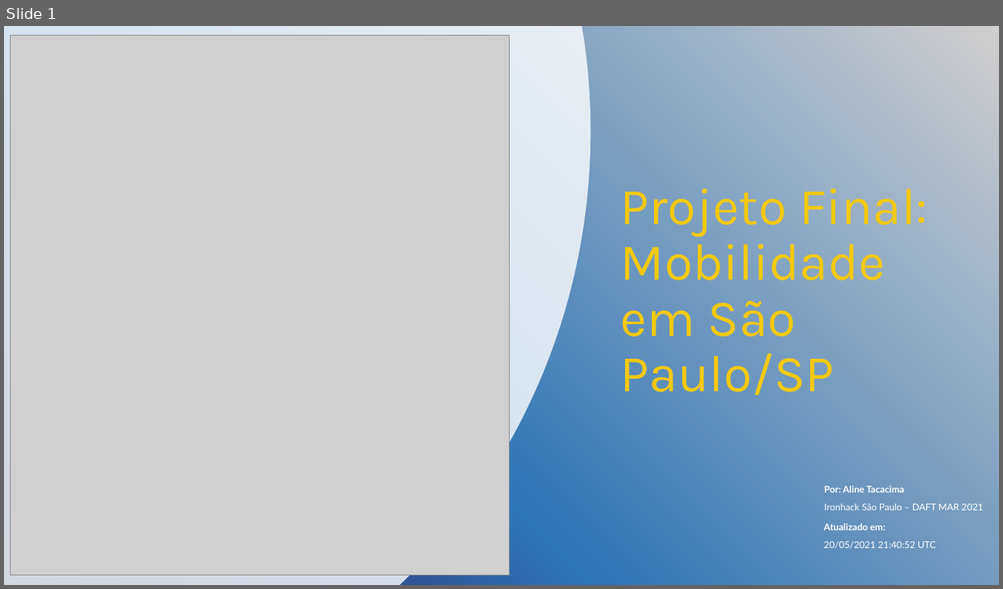
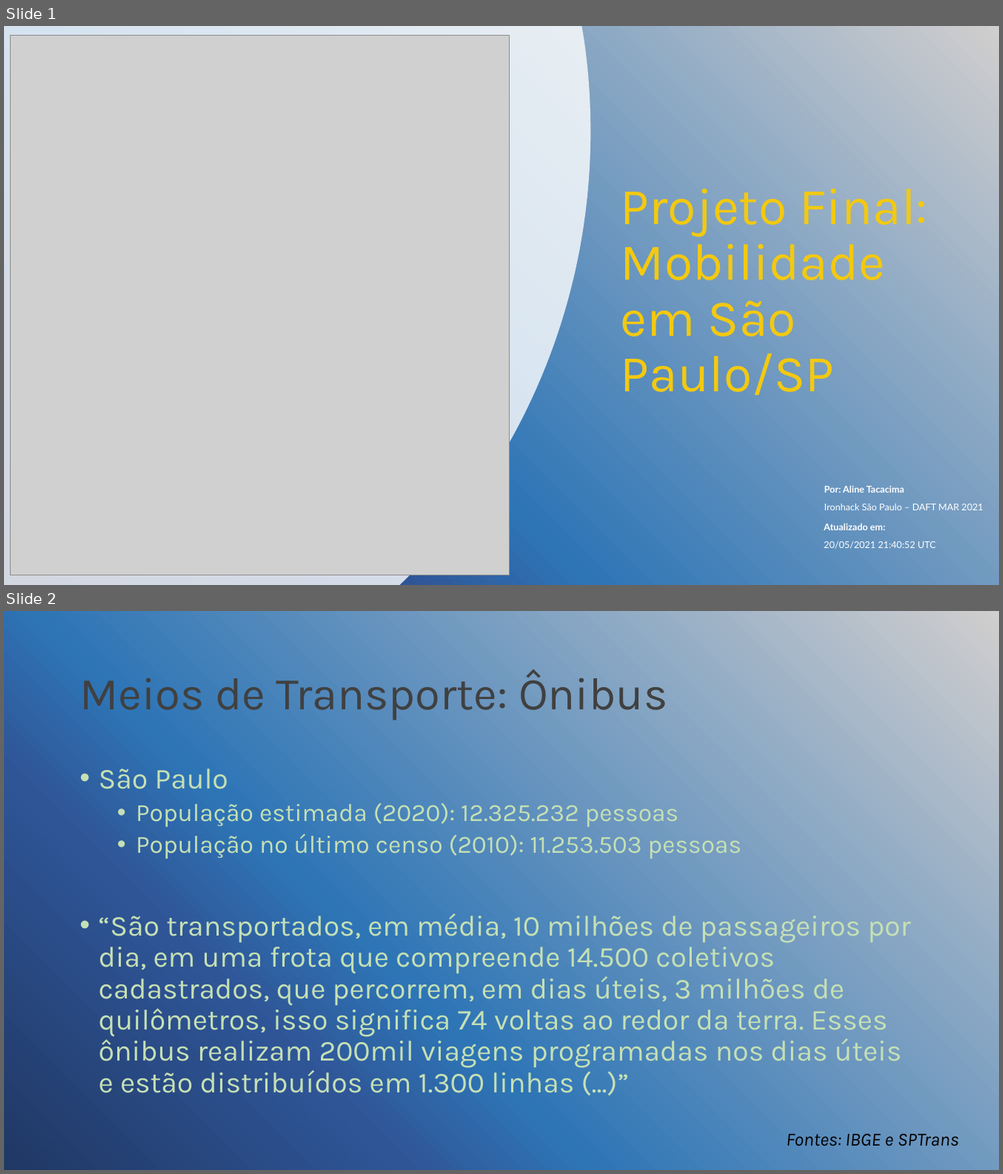
Before and after one commit to alitaca/Projeto_final, a slide deck: transporte_sp.pptx. Shown one above the other, each under a label of ours: slide 1 before the commit, slides 1 and 2 after it. The pictures are 1003x589 and 1003x1174 pixels, drawn with LibreOffice and Linux fonts; fonts in the diff are those of the drawing; grey boxes stand for pictures; background and template pictures are left out. Boxes give left, top, right and bottom in pixels: in the first picture for what was removed or moved away, otherwise in the second. Text is boxed around its words. In the diff, an @@ line names an element or a change of style, - is before the commit and + after.

```diff
--- a/transporte_sp.pptx
+++ b/transporte_sp.pptx
@@ slide 2 added at [4, 611, 999, 1170], background picture (left out) @@
@@ title added at [79, 669, 667, 721], 44 pt, text #404040 @@
+Meios de Transporte: Ônibus
@@ text added at [99, 769, 910, 1093], 28 pt, text #C5E0B4 @@
+• São Paulo
+  • População estimada (2020): 12.325.232 pessoas
+  • População no último censo (2010): 11.253.503 pessoas
+• “São transportados, em média, 10 milhões de passageiros por dia, em uma frota que compreende 14.500 coletivos cadastrados, que percorrem, em dias úteis, 3 milhões de quilômetros, isso significa 74 voltas ao redor da terra. Esses ônibus realizam 200mil viagens programadas nos dias úteis e estão distribuídos em 1.300 linhas (...)”
@@ text added at [785, 1134, 959, 1147], 18 pt, text #000000, italic @@
+Fontes: IBGE e SPTrans
```
Also in this commit, not shown: 6 slides changed, 5 other slides added, 1 slide removed.
